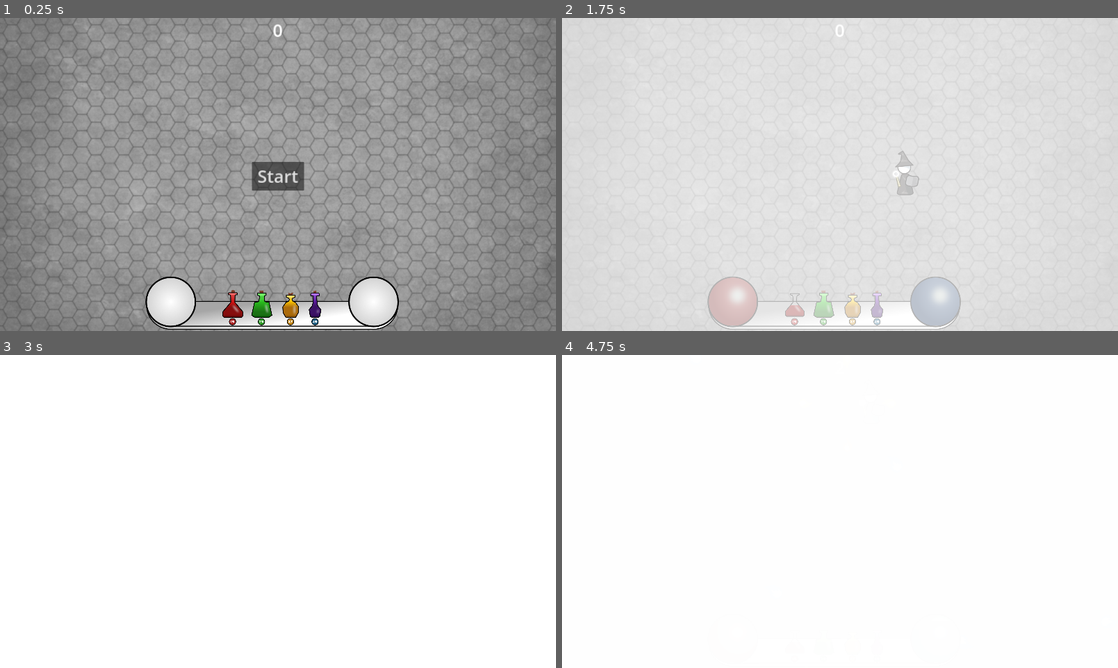
Above: before the commit, frames 1-4 (two rows, left to right).
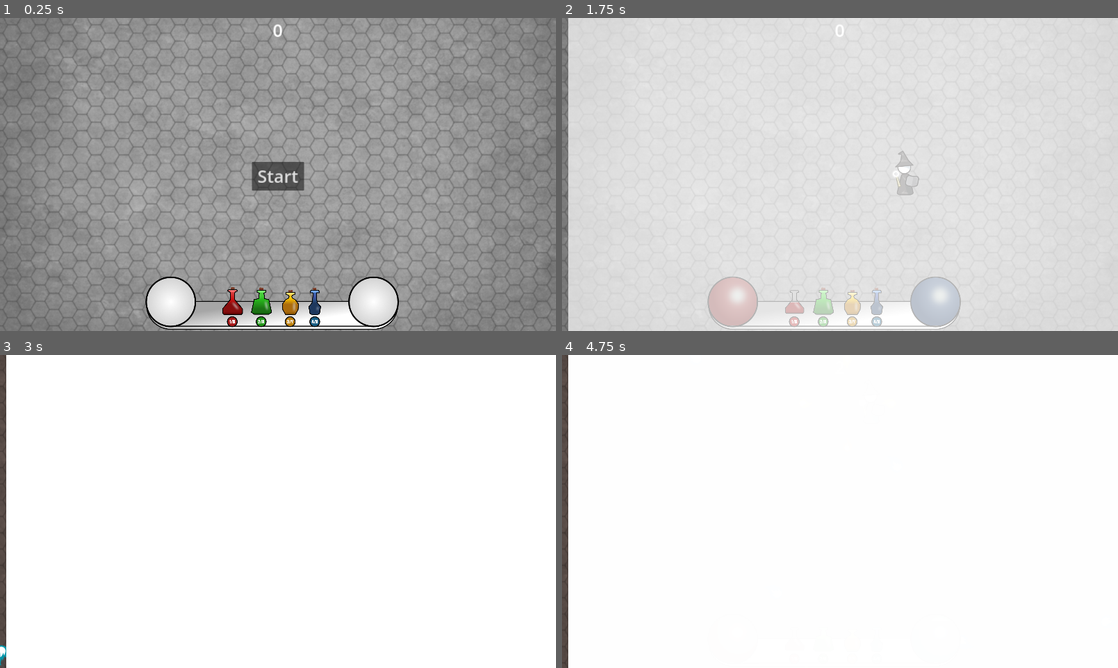
Above: after the commit, the same moments.

Repository: kurilluk/GDSJam23
Game: Godot game, scene res://assets/scenes/Main.tscn
Same seed, same stepped clock (60 frames per second), same inputs: the game is played once before the commit and once after it. Sound files missing from this copy of the repository are replaced by a short silence.
Inputs:
- Up to frame 1 (0.25 s): no input
- Up to frame 2 (1.75 s): click "Start" at 0.5 s; hold D (Right) from 1.28 s (still down); tap 1 (Potion_1) at 1.35 s
- Up to frame 3 (3 s): release D (Right) at 2.03 s; hold S (Down) 2.03-2.78 s; tap 2 (Potion_2) at 2.1 s; hold D (Right) from 2.78 s (still down); tap 3 (Potion_3) at 2.85 s
- Up to frame 4 (4.75 s): release D (Right) at 3.53 s; hold W (Up) 3.53-4.28 s; tap 4 (Potion_4) at 3.6 s; hold A (Left) from 4.28 s (still down); tap 1 (Potion_1) at 4.35 s

The runs differ from the first frame. In frame 1, 0.8% of the frame differs, in the area x 40-58%, y 86-99%; in frame 2, 1.6%, in the area x 0-58%, y 0-100%; in frame 3, 1.1%; in frame 4, 1.1%.

Commit message:
add blue again and bigger buttons

Diff:
--- a/examples/dodge_the_creeps/assets/scenes/HUD.tscn
+++ b/examples/dodge_the_creeps/assets/scenes/HUD.tscn
@@ -125,10 +125,10 @@
 [node name="ColorFade" type="ColorRect" parent="."]
 modulate = Color(1, 1, 1, 0)
 z_index = 999
-offset_left = -156.0
-offset_top = -152.0
-offset_right = 2106.0
-offset_bottom = 1247.0
+offset_left = 21.0
+offset_top = -5.0
+offset_right = 2283.0
+offset_bottom = 1394.0
 mouse_filter = 2
 
 [node name="HubFrame" type="Sprite2D" parent="."]
@@ -136,7 +136,7 @@
 texture = ExtResource("5_jwupg")
 
 [node name="Potions" parent="." instance=ExtResource("5_kv5n5")]
-position = Vector2(754, 935)
+position = Vector2(753, 925)
 scale = Vector2(0.5, 0.5)
 
 [node name="Play" type="AudioStreamPlayer" parent="."]
@@ -146,23 +146,23 @@
 position = Vector2(-7, 8)
 
 [node name="1b" type="Sprite2D" parent="Buttons"]
-position = Vector2(810, 1040)
-scale = Vector2(0.5, 0.5)
+position = Vector2(809, 1040)
+scale = Vector2(0.75, 0.75)
 texture = ExtResource("8_vs5at")
 
 [node name="2a" type="Sprite2D" parent="Buttons"]
-position = Vector2(910, 1040)
-scale = Vector2(0.5, 0.5)
+position = Vector2(909, 1040)
+scale = Vector2(0.75, 0.75)
 texture = ExtResource("9_lsff2")
 
 [node name="3y" type="Sprite2D" parent="Buttons"]
-position = Vector2(1010, 1040)
-scale = Vector2(0.5, 0.5)
+position = Vector2(1009, 1040)
+scale = Vector2(0.75, 0.75)
 texture = ExtResource("10_px1d8")
 
 [node name="4x" type="Sprite2D" parent="Buttons"]
-position = Vector2(1095, 1040)
-scale = Vector2(0.5, 0.5)
+position = Vector2(1094, 1040)
+scale = Vector2(0.75, 0.75)
 texture = ExtResource("11_7mmmq")
 
 [connection signal="pressed" from="StartButton" to="." method="_on_StartButton_pressed"]
--- a/examples/dodge_the_creeps/assets/scenes/Potions.tscn
+++ b/examples/dodge_the_creeps/assets/scenes/Potions.tscn
@@ -3,8 +3,8 @@
 [ext_resource type="Script" path="res://assets/scripts/Potions.gd" id="1_8b8ln"]
 [ext_resource type="Texture2D" uid="uid://y2syhx8hsbfs" path="res://art/Potions/G_Bottle Outline.png" id="1_iaqy1"]
 [ext_resource type="Texture2D" uid="uid://5jovxgrub0tr" path="res://art/Potions/G_Bottle Fill.png" id="2_n3628"]
-[ext_resource type="Texture2D" uid="uid://dvvvc2lg0qnjt" path="res://art/Potions/P-Bottle Outline.png" id="3_0x0k1"]
-[ext_resource type="Texture2D" uid="uid://b0qx28wx5ojek" path="res://art/Potions/P-Bottle Fill.png" id="4_q1kli"]
+[ext_resource type="Texture2D" uid="uid://daffd2dp7q3r2" path="res://art/Potions/B-Bottle Outline.png" id="4_bdj8v"]
+[ext_resource type="Texture2D" uid="uid://dd0472r1ym0ud" path="res://art/Potions/B-Bottle Fill.png" id="5_ipvvf"]
 [ext_resource type="Texture2D" uid="uid://dipfingxvcxf6" path="res://art/Potions/R_Bottle Outline.png" id="5_kc8tc"]
 [ext_resource type="Texture2D" uid="uid://y0gvmhllote8" path="res://art/Potions/R_Bottle Fill.png" id="6_johdg"]
 [ext_resource type="Texture2D" uid="uid://cnfssqw3dcxie" path="res://art/Potions/Y_Bottle Outline.png" id="7_6ygc5"]
@@ -36,8 +36,8 @@
 offset_bottom = 200.0
 value = 100.0
 fill_mode = 3
-texture_over = ExtResource("3_0x0k1")
-texture_progress = ExtResource("4_q1kli")
+texture_over = ExtResource("4_bdj8v")
+texture_progress = ExtResource("5_ipvvf")
 
 [node name="R_Bottle" type="TextureProgressBar" parent="."]
 offset_right = 200.0
